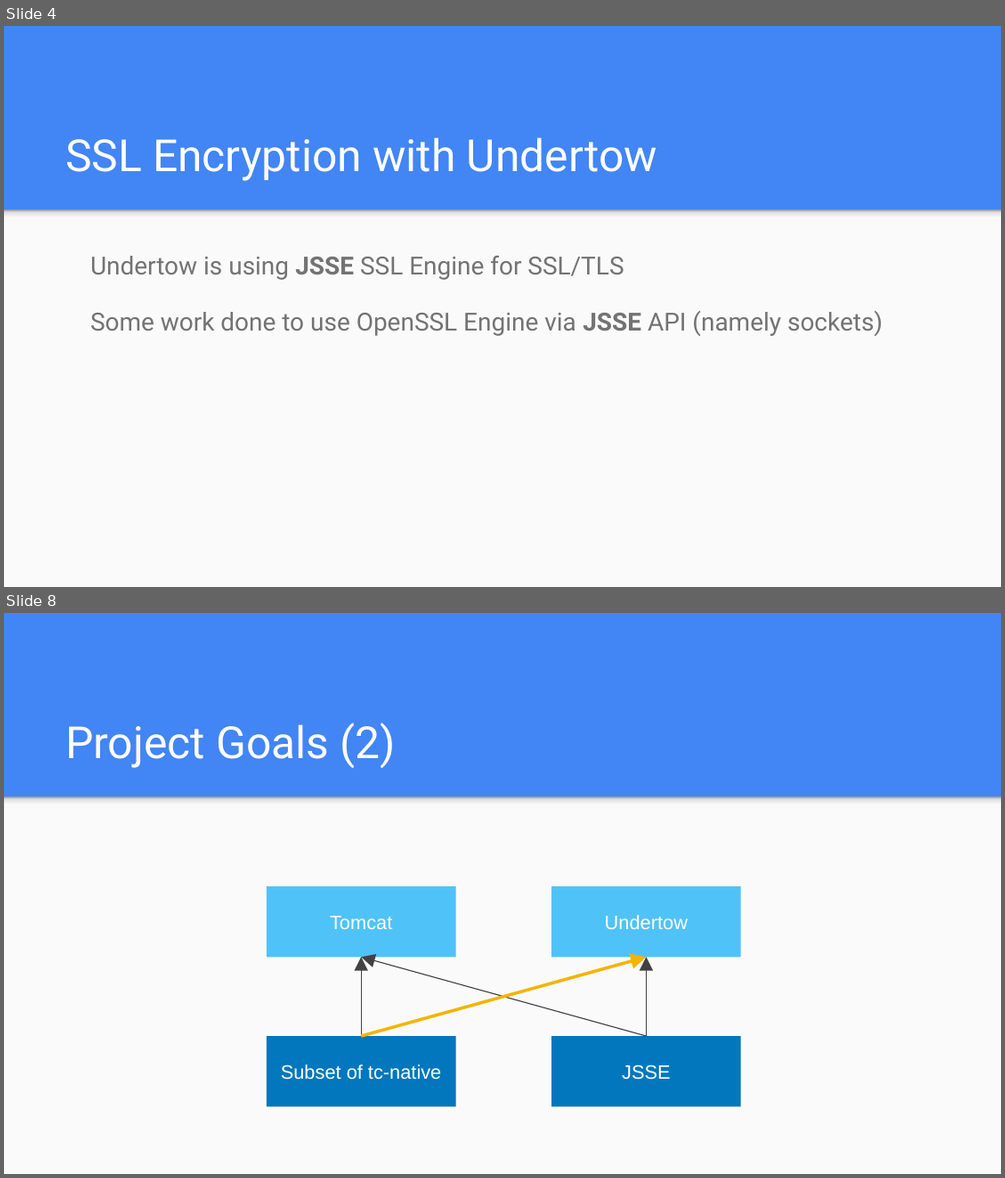
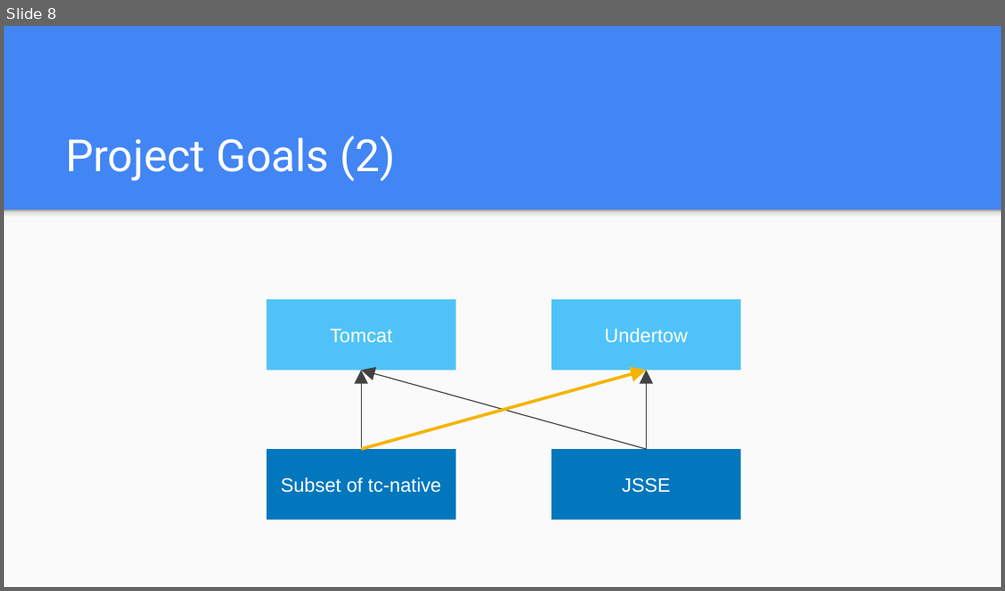
Before and after one commit to jocelynthode/tomcat-native2-doc, a slide deck: initial_presentation.pptx. Shown one above the other, each under a label of ours: slides 4 and 8 before the commit, slide 8 after it; the slides between them are not shown. The pictures are 1005x1178 and 1005x591 pixels, drawn with LibreOffice and Linux fonts; fonts in the diff are those of the drawing. Boxes give left, top, right and bottom in pixels: in the first picture for what was removed or moved away, otherwise in the second. Text is boxed around its words. In the diff, an @@ line names an element or a change of style, - is before the commit and + after.

```diff
--- a/initial_presentation.pptx
+++ b/initial_presentation.pptx
@@ slide 4 removed at [4,26,1001,587], background #4285F4; not listed: 2 template elements that a slide beside it also shows @@
@@ title removed at [65,137,657,181] @@
-SSL Encryption with Undertow
@@ text removed at [90,256,882,336] @@
-Undertow is using JSSE SSL Engine for SSL/TLS
-Some work done to use OpenSSL Engine via JSSE API (namely sockets)
```
Also in this commit, not shown: 7 slides changed, 1 slide added, 1 other file.
